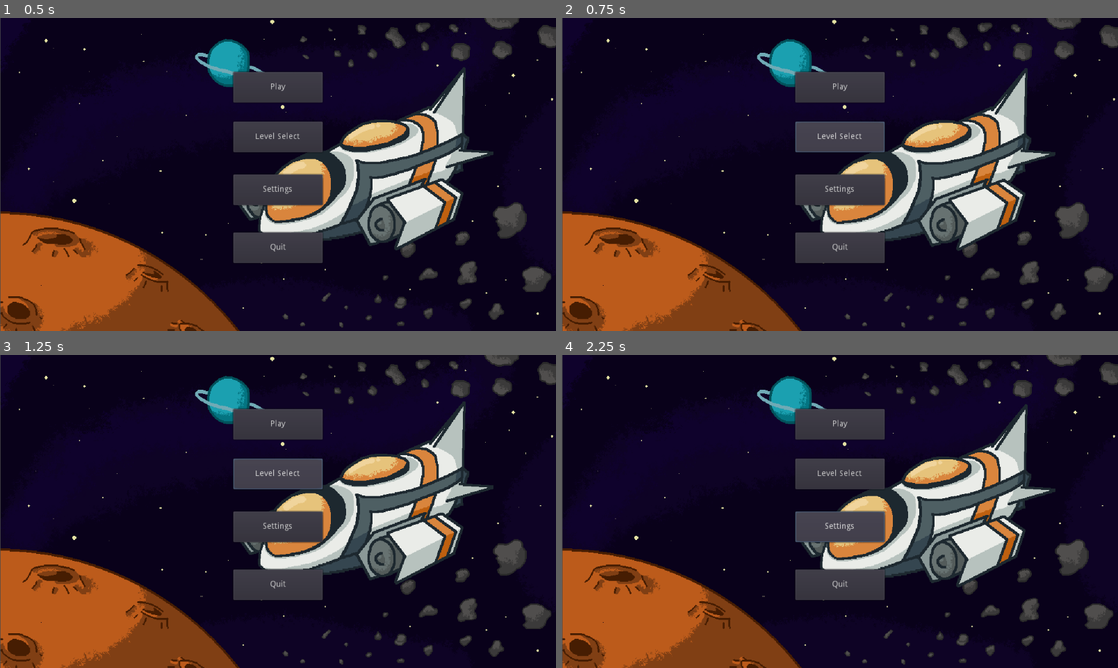
Above: before the commit, frames 1-4 (two rows, left to right).
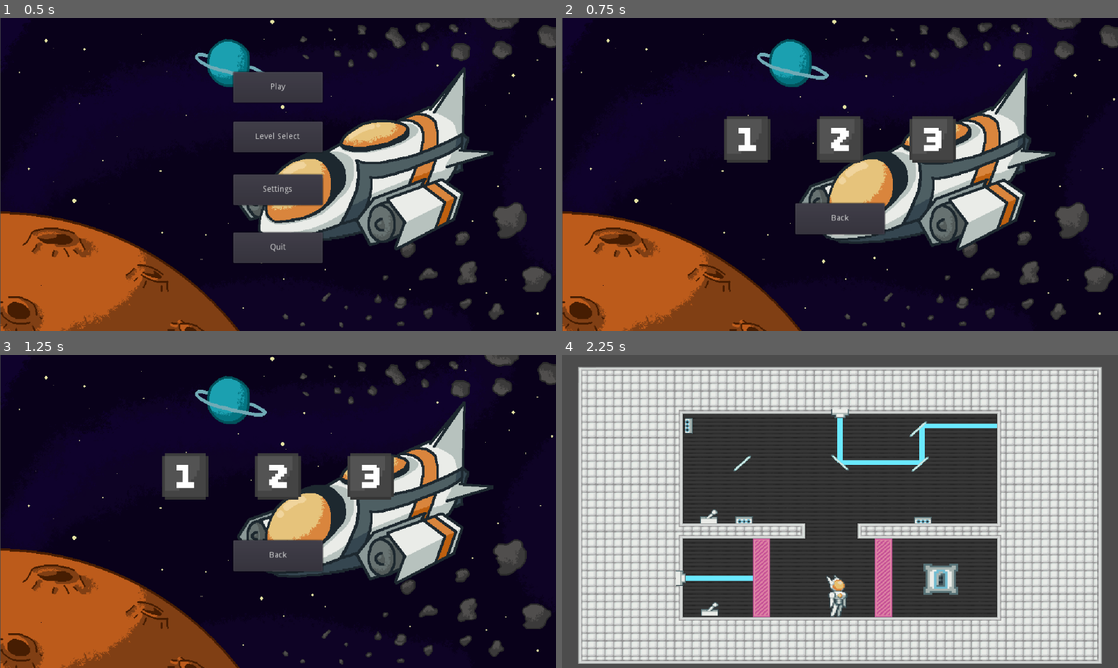
Above: after the commit, the same moments.

Repository: rakthalekk/VGDC-Fall-2021-Project
Game: Godot game, scene res://src/levels/TitleScreen.tscn
Two runs of this game, one before a commit and one after it. Both use one fixed random seed, a clock stepped at 60 frames per second and the inputs below.
Inputs (mouse positions are in pixels of both pictures, inside the frame that each line leads up to):
- Up to frame 1 (0.5 s): no input
- Up to frame 2 (0.75 s): click "Level Select" at 0.5 s
- Up to frame 3 (1.25 s): no input
- Up to frame 4 (2.25 s): click (745, 477) at 1.25 s, where only the run after the commit has a clickable "1"; click (840, 527) at 2 s, where only the run before the commit has a clickable "Settings"

Frame 1 is identical in both runs. In frame 2, 9.7% of the frame differs, in the area x 29-71%, y 16-79%; in frame 3, 9.7%; in frame 4, 94%, in the area x 0-100%, y 0-100%.

Commit message:
buttons work (except settings)

Diff:
--- a/Puzzle Platformer/src/levels/TitleScreen.gd
+++ b/Puzzle Platformer/src/levels/TitleScreen.gd
@@ -1,5 +1,8 @@
 extends Node2D
 
+
+onready var titlescrn = $TitleScreenButtons
+onready var lvlselect = $LevelSelectButtons
 
 func _ready():
 	$AnimationPlayer.play("title")
@@ -10,12 +13,30 @@
 
 
 func _on_LevelSelect_pressed():
-	pass # Replace with function body.
+	titlescrn.visible = false
+	lvlselect.visible = true
 
 
 func _on_Settings_pressed():
-	pass # Replace with function body.
+	print("sorry no settings yet")
 
 
 func _on_Quit_pressed():
 	get_tree().quit()
+
+
+func _on_Back_pressed():
+	lvlselect.visible = false
+	titlescrn.visible = true
+
+
+func _on_Lvl1_pressed():
+	Global.go_next_stage(1)
+
+
+func _on_Lvl2_pressed():
+	Global.go_next_stage(2)
+
+
+func _on_Lvl3_pressed():
+	Global.go_next_stage(3)
--- a/Puzzle Platformer/src/levels/TitleScreen.tscn
+++ b/Puzzle Platformer/src/levels/TitleScreen.tscn
@@ -164,7 +164,21 @@
 __meta__ = {
 "_edit_use_anchors_": false
 }
+
+[node name="Back" type="Button" parent="LevelSelectButtons"]
+margin_left = -77.0
+margin_top = 50.0
+margin_right = 77.0
+margin_bottom = 103.0
+text = "Back"
+__meta__ = {
+"_edit_use_anchors_": false
+}
 [connection signal="pressed" from="TitleScreenButtons/StartGame" to="." method="_on_Button_pressed"]
 [connection signal="pressed" from="TitleScreenButtons/LevelSelect" to="." method="_on_LevelSelect_pressed"]
 [connection signal="pressed" from="TitleScreenButtons/Settings" to="." method="_on_Settings_pressed"]
 [connection signal="pressed" from="TitleScreenButtons/Quit" to="." method="_on_Quit_pressed"]
+[connection signal="pressed" from="LevelSelectButtons/Lvl1" to="." method="_on_Lvl1_pressed"]
+[connection signal="pressed" from="LevelSelectButtons/Lvl2" to="." method="_on_Lvl2_pressed"]
+[connection signal="pressed" from="LevelSelectButtons/Lvl3" to="." method="_on_Lvl3_pressed"]
+[connection signal="pressed" from="LevelSelectButtons/Back" to="." method="_on_Back_pressed"]
Not shown, added: Puzzle Platformer/assets/sprites/logo.png.import
